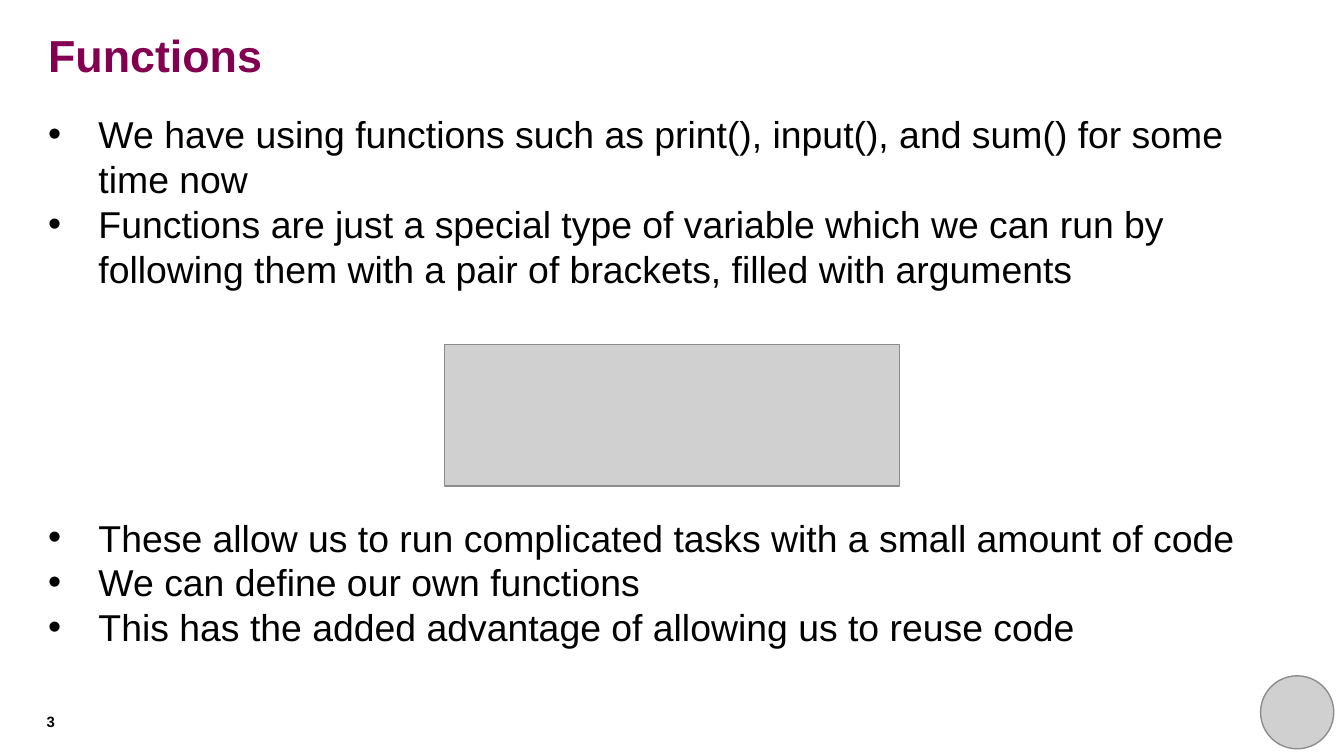
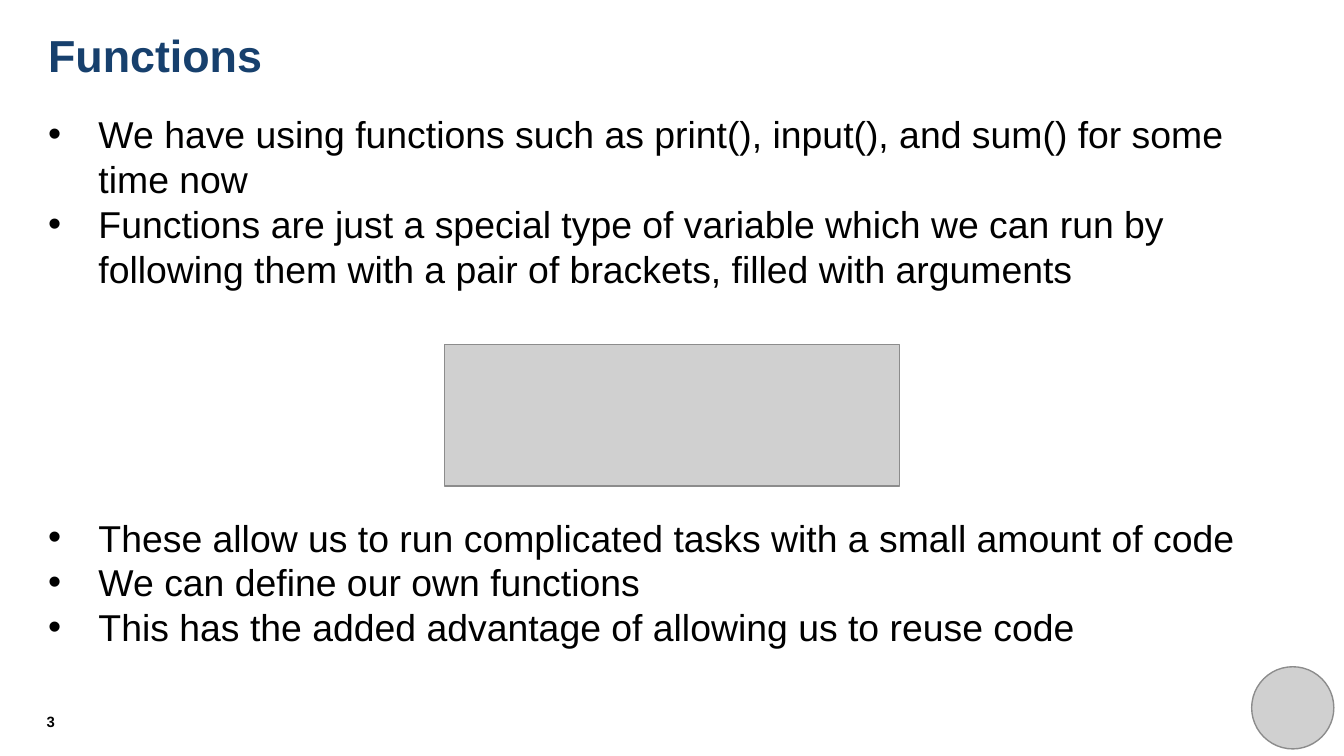
Before and after one commit to THargreaves/beginners-python, a slide deck: slide 3 of session_six/session_six_presentation.pptx. Drawn at 1344x756 pixels with LibreOffice and Linux fonts; fonts in the diff are those of the drawing; grey boxes stand for pictures. Boxes give left, top, right and bottom in pixels: in the first picture for what was removed or moved away, otherwise in the second. Text is boxed around its words. In the diff, an @@ line names an element or a change of style, - is before the commit and + after.

```diff
--- a/session_six/session_six_presentation.pptx
+++ b/session_six/session_six_presentation.pptx
@@ title "Functions" at bbox=[48, 39, 262, 73]: text colour #830051 to #17406D @@
@@ picture: place and size @@
-picture at bbox=[1261, 676, 1333, 749]
+picture at bbox=[1251, 667, 1333, 749]
```
Also in this commit, not shown: 18 other slides changed, 5 other files.
